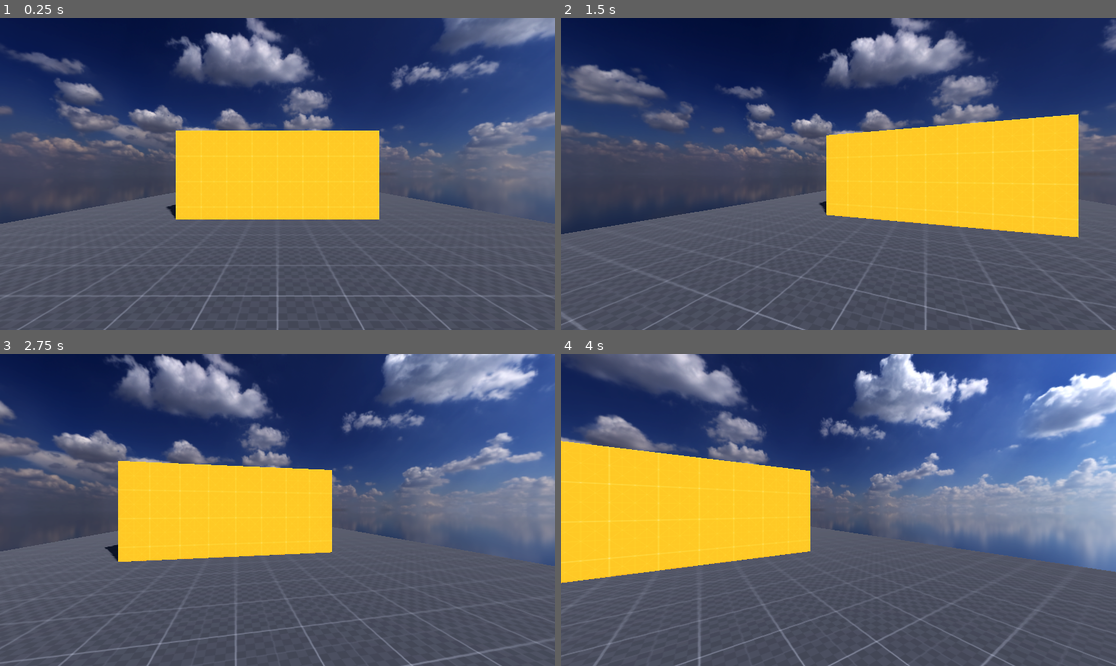
Above: before the commit, frames 1-4 (two rows, left to right).
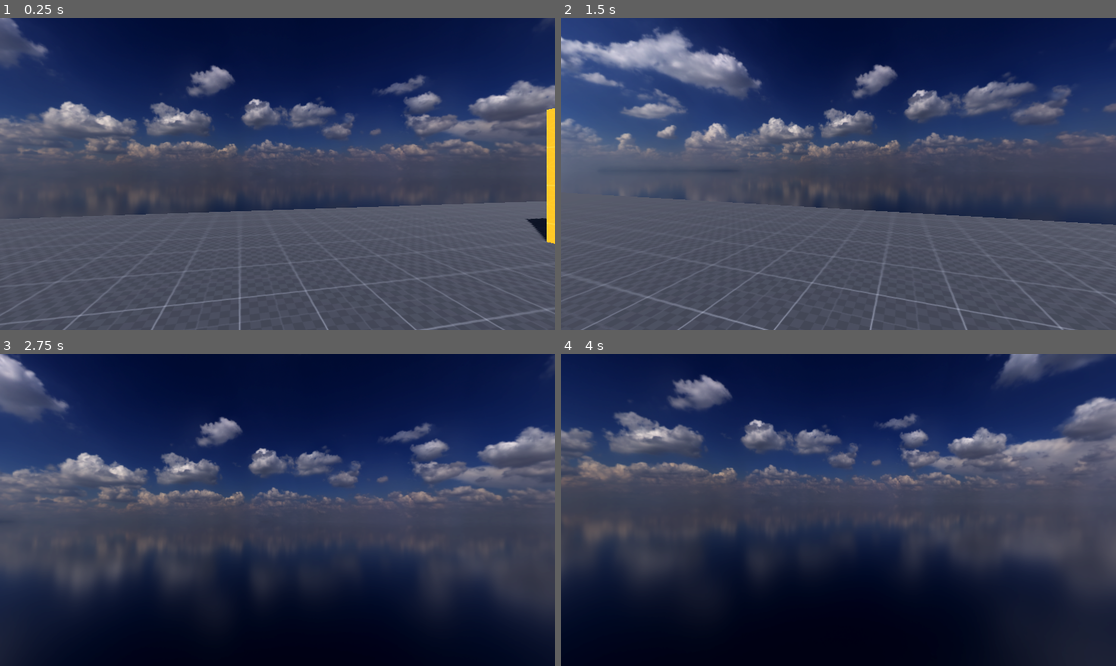
Above: after the commit, the same moments.

Repository: Inquisitor718/MadCow
Game: Godot game, scene res://scenes/main.tscn
Two runs of this game, one before a commit and one after it. Both use one fixed random seed, a clock stepped at 60 frames per second and the inputs below.
Inputs (mouse positions are in pixels of both pictures, inside the frame that each line leads up to):
- Up to frame 1 (0.25 s): no input
- Up to frame 2 (1.5 s): tap Enter (ui_accept) at 0.5, 0.77, 1.07 s; move the mouse to (866, 174) at 0.52 s; hold Ctrl (crouch) 0.53-1.28 s; hold W (forward) from 0.53 s (still down); tap E (free_look) at 0.8, 1.35 s; move the mouse to (810, 174) at 1.27 s
- Up to frame 3 (2.75 s): keep holding W (forward); tap Enter (ui_accept) at 1.52, 1.82, 2.3 s; tap Shift (sprint) at 1.55 s; move the mouse to (288, 503) at 2.02 s; hold Shift (sprint) from 2.03 s (still down)
- Up to frame 4 (4 s): keep holding W (forward); move the mouse to (832, 516) at 2.77 s; release Shift (sprint) at 2.78 s; tap Enter (ui_accept) at 2.85, 3.02, 3.32, 3.5, 3.77 s; tap Ctrl (crouch) at 3.05 s; move the mouse to (877, 513) at 3.52 s; hold Ctrl (crouch) from 3.53 s (still down); tap E (free_look) at 3.8 s

The runs differ from the first frame. In frame 1, 39% of the frame differs, in the area x 0-100%, y 0-100%; in frame 2, 42%; in frame 3, 81%; in frame 4, 90%.
Error before the commit: Invalid access to property or key 'shape' on a base object of type 'null instance'. (res://scripts/Movement.gd:39)

Commit message:
Revert "added to .gitignore"
This reverts commit 4e3bac922715fd151cd6a14d15b1b0edb8c61a94.

Diff:
--- a/madcow-decease/scripts/Movement.gd
+++ b/madcow-decease/scripts/Movement.gd
@@ -1,49 +1,140 @@
 extends CharacterBody3D
 
-@onready var head: Node3D = $Head
+#Speed Variables
+var current_speed = 5.0
+const walking_speed = 5.0
+const sprinting_speed = 8.0
+const crouching_speed = 3.0
 
+#Player Nodes
+@onready var head: Node3D = $neck/head
+@onready var standing_collision_shape_3d: CollisionShape3D = $StandingCollisionShape3D
+@onready var crouching_collision_shape_3d: CollisionShape3D = $CrouchingCollisionShape3D
+@onready var ray_cast_3d: RayCast3D = $RayCast3D
+@onready var neck: Node3D = $neck
+@onready var camera_3d: Camera3D = $neck/head/eyes/Camera3D
+@onready var eyes: Node3D = $neck/head/eyes
+
+#Movement variables
+const jump_velocity = 4.5
+var lerp_speed = 10.0
+var air_lerp_speed = 1.0
+var crouching_depth = -0.5
+var free_looking_tilt = 7
+
+#Input Variables
 var direction = Vector3.ZERO
+const mouse_sens = 0.3
 
-var speed_now = 5.0
-@export var speed_walk = 5.0
-@export var speed_sprint = 10.0
-@export var speed_crouch = 2.5
-const JUMP_VELOCITY = 4.5
+#States
+var walking = false
+var sprinting = false
+var crouching = false
+var free_looking = false
+var sliding = false
 
-@export var mouse_sens = 0.4
+#Slide vars
+var slide_timer = 0.0
+var slide_timer_max = 1.0
+var slide_vector = Vector2.ZERO
+var slide_speed = 10.0
 
-@export var lerp_speed = 10.0
+#Head Bobing vars
+const head_bobbing_sprinting_speed = 22.0
+const head_bobbing_walking_speed = 14.0
+const head_bobbing_crouching_speed = 10.0
+const head_bobbing_sprinting_intensity = 0.2
+const head_bobbing_walking_intensity = 0.1
+const head_bobbing_crouching_intensity = 0.05
 
-#crouch_depth = -0.64 * pcap.shape.height
-@export var dcrouch_speed = 4.0
-@export var ucrouch_speed = 6.5
-@onready var pcap = $CollisionShape3D
+var head_bobbing_vector = Vector2.ZERO
+var head_bobbing_index = 0.0
+var head_bobbing_current_intensity = 0.0
 
 func _ready():
 	Input.set_mouse_mode(Input.MOUSE_MODE_CAPTURED)
-func _input(event):
+
+func _input(event: InputEvent) -> void:
 	if event is InputEventMouseMotion:
-		rotate_y(deg_to_rad((event.relative.x) * mouse_sens * -1))
-		head.rotate_x(deg_to_rad((event.relative.y) * mouse_sens *-1))
-		head.rotation.x = clamp(head.rotation.x, deg_to_rad(-89), deg_to_rad(89))
+		if free_looking:
+			neck.rotate_y(deg_to_rad(-event.relative.x * mouse_sens))
+			neck.rotation.y = clamp(neck.rotation.y, deg_to_rad(-120), deg_to_rad(120))
+		else:
+			rotate_y(deg_to_rad(-event.relative.x * mouse_sens))
+		head.rotate_x(deg_to_rad(-event.relative.y * mouse_sens))
+		head.rotation.x = clamp(head.rotation.x, deg_to_rad(-90), deg_to_rad(90))
+
 func _physics_process(delta: float) -> void:
+	var input_dir := Input.get_vector("left", "right", "forward", "backward")
+	if Input.is_action_pressed("crouch") || sliding:
+		current_speed = lerp(current_speed, crouching_speed, delta * lerp_speed)
+		head.position.y = lerp(head.position.y,crouching_depth, delta*lerp_speed)
+		standing_collision_shape_3d.disabled = true
+		crouching_collision_shape_3d.disabled = false
+		#Sliding
+		if sprinting && input_dir != Vector2.ZERO:
+			sliding = true
+			slide_timer = slide_timer_max
+			slide_vector = input_dir
+			free_looking = true
 
+		crouching = true
+		walking = false
+		sprinting = false
 
+	elif !ray_cast_3d.is_colliding():
+		standing_collision_shape_3d.disabled = false
+		crouching_collision_shape_3d.disabled = true
+		head.position.y = lerp(head.position.y,0.0, delta*lerp_speed)
+		if Input.is_action_pressed("sprint"):
+			crouching = false
+			walking = false
+			sprinting = true
+			current_speed = lerp(current_speed, sprinting_speed, delta * lerp_speed)
+		else:
+			crouching = false
+			walking = true
+			sprinting = false
+			current_speed = lerp(current_speed, walking_speed, delta * lerp_speed)
 
-# movement states
-	if Input.is_action_pressed("Crouch"):
-		pcap.shape.height -= dcrouch_speed * delta
-		pcap.shape.height = clamp(pcap.shape.height, 0.72 , 2)
-		speed_now = speed_crouch
+	if Input.is_action_pressed("free_look") || sliding:
+		free_looking = true
+		if sliding:
+			camera_3d.rotation.z = lerp(camera_3d.rotation.z, -deg_to_rad(7.0), delta*lerp_speed)
+		else:
+			camera_3d.rotation.z = -deg_to_rad(neck.rotation.y * free_looking_tilt)
 	else:
-		pcap.shape.height += ucrouch_speed * delta
-		pcap.shape.height = clamp(pcap.shape.height, 0.72, 2)
-		if abs(pcap.shape.height - 2.0) < 0.01:
-			if Input.is_action_pressed("Sprint"):
-				speed_now = speed_sprint
-			else:
-				speed_now = speed_walk
+		free_looking = false
+		neck.rotation.y = lerp(neck.rotation.y, 0.0, delta*(lerp_speed - 2))
+		camera_3d.rotation.z = lerp(camera_3d.rotation.z, 0.0, delta*(lerp_speed - 2))
 
+	#sliding
+	if sliding:
+		slide_timer -= delta
+		if slide_timer <= 0:
+			sliding = false
+			free_looking = false
+
+	#Head Bobbing Handeling
+	if sprinting:
+		head_bobbing_current_intensity = head_bobbing_sprinting_intensity
+		head_bobbing_index += head_bobbing_sprinting_speed * delta
+	elif walking:
+		head_bobbing_current_intensity = head_bobbing_walking_intensity
+		head_bobbing_index += head_bobbing_walking_speed * delta
+	elif crouching:
+		head_bobbing_current_intensity = head_bobbing_crouching_intensity
+		head_bobbing_index += head_bobbing_crouching_speed * delta
+
+	if is_on_floor() && !sliding && input_dir != Vector2.ZERO:
+		head_bobbing_vector.y = sin(head_bobbing_index)
+		head_bobbing_vector.x = sin(head_bobbing_index/2)
+
+		eyes.position.y = lerp(eyes.position.y, head_bobbing_vector.y*(head_bobbing_current_intensity/2.0), delta * lerp_speed)
+		eyes.position.x = lerp(eyes.position.x, head_bobbing_vector.x*(head_bobbing_current_intensity), delta * lerp_speed)
+	else:
+		eyes.position.y = lerp(eyes.position.y, 0.0, delta * lerp_speed)
+		eyes.position.x = lerp(eyes.position.x, 0.0, delta * lerp_speed)
 
 	# Add the gravity.
 	if not is_on_floor():
@@ -51,17 +142,26 @@
 
 	# Handle jump.
 	if Input.is_action_just_pressed("ui_accept") and is_on_floor():
-		velocity.y = JUMP_VELOCITY
+		velocity.y = jump_velocity
+		sliding = false
 
 	# Get the input direction and handle the movement/deceleration.
 	# As good practice, you should replace UI actions with custom gameplay actions.
-	var input_dir := Input.get_vector("Left", "Right", "Forward", "Back")
-	direction = lerp(direction , (transform.basis * Vector3(input_dir.x, 0, input_dir.y)).normalized() , delta * lerp_speed)
+	if is_on_floor():
+		direction = lerp(direction,(transform.basis * Vector3(input_dir.x, 0, input_dir.y)).normalized(), delta*lerp_speed)
+	elif input_dir != Vector2.ZERO:
+		direction = lerp(direction,(transform.basis * Vector3(input_dir.x, 0, input_dir.y)).normalized(), delta*air_lerp_speed)
+
+	if sliding:
+		direction = (transform.basis * Vector3(slide_vector.x, 0, slide_vector.y)).normalized()
+		current_speed = (slide_timer + 0.1) * slide_speed
+
 	if direction:
-		velocity.x = direction.x * speed_now
-		velocity.z = direction.z * speed_now
+		velocity.x = direction.x * current_speed
+		velocity.z = direction.z * current_speed
+
 	else:
-		velocity.x = move_toward(velocity.x, 0, speed_now)
-		velocity.z = move_toward(velocity.z, 0, speed_now)
+		velocity.x = move_toward(velocity.x, 0, current_speed)
+		velocity.z = move_toward(velocity.z, 0, current_speed)
 
 	move_and_slide()
Not shown, removed: .gitignore
